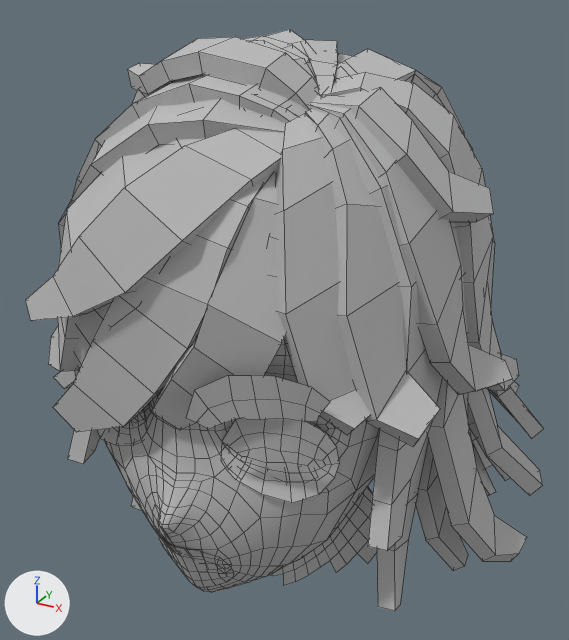
The OBJ model Final_Project/model/head.obj: old version first, new version second.
The view is the same before and after, from a 50 mm camera at (0.204, -0.368, 1.643) aimed at (-0.008, 0.017, 1.45). The lights are fixed; the arrows at lower left show +X, +Y and +Z. Mesh edges are drawn as thin lines. Where no turn or scale is listed for an object, it has been applied to the vertices.

Names of what the first picture shows: 'head'.
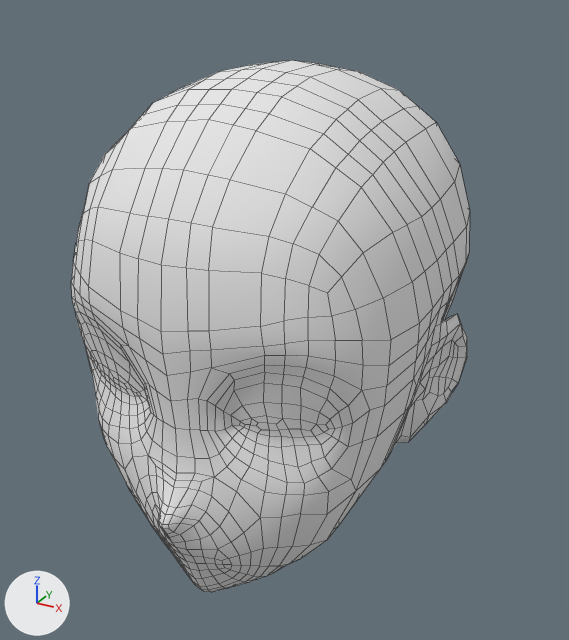
Boxes [x1, y1, x2, y2] around the edits, measured in the pictures (569 x 640 px):
'head', reshaped (23% narrower, 9% shorter): before [25, 29, 543, 611]; after [71, 60, 470, 592]
part 1 of me_head, deleted: before [25, 29, 543, 611]
part 2 of me_head, recoloured: before [105, 339, 380, 592]; after [71, 60, 470, 592]

What changed in the scene script:
```text
Add mat_head_head_initialshadinggroup4:
    mat_head_head_initialshadinggroup4 = principled_material('head:head_initialShadingGroup4')
    mat_head_head_initialshadinggroup4.base_color = (0.8, 0.8, 0.8)  # white #e7e7e7
    mat_head_head_initialshadinggroup4.roughness = 1.0
Change me_head:
    used by ob_head; location = (0.0, 0.0, 0.0)
    remove me_head.from_pydata(...)  # 3008 vertices, 2766 faces; spans x -0.158..0.152, y -0.129..0.175, z 1.3..1.615
    add me_head.from_pydata(...)  # 1110 vertices, 1070 faces; spans x -0.1..0.1, y -0.122..0.12, z 1.308..1.602
    me_head part 1: 49 loose pieces with 1898 vertices, spanning x -0.158..0.152, y -0.129..0.175, z 1.3..1.615, are deleted
    me_head part 2: 1070 faces spanning x -0.1..0.1, y -0.122..0.12, z 1.308..1.602 switch from mat_head_initialshadinggroup4 (grey #bcbcbc) to mat_head_head_initialshadinggroup4 (white #e7e7e7)
```
